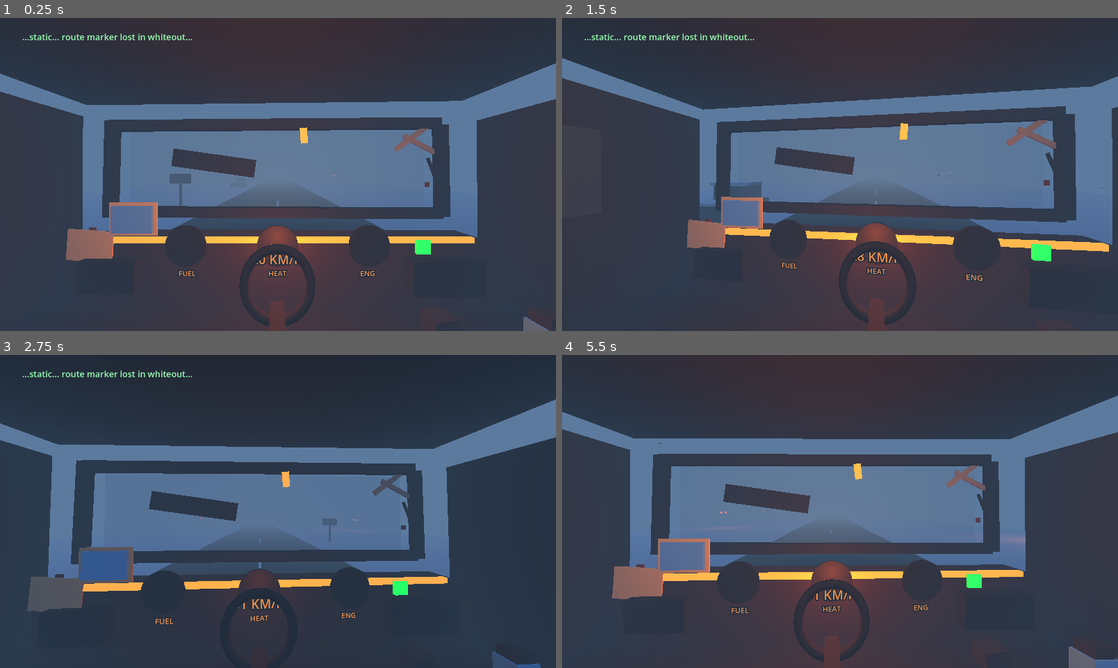
Above: before the commit, frames 1-4 (two rows, left to right).
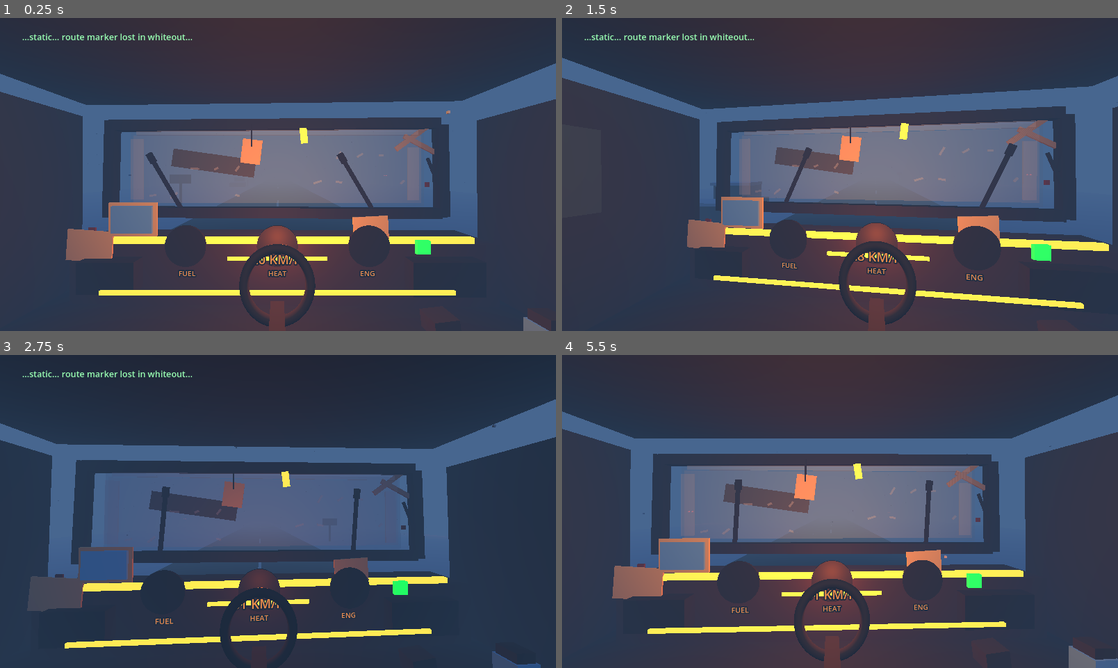
Above: after the commit, the same moments.

Repository: simonovic86/frozen-highway
Game: Godot game, scene res://scenes/Main.tscn
The game is run twice, just before and just after one commit, with the same random seed, the same clock (stepped at 60 frames per second) and the same inputs.
Inputs (mouse positions are in pixels of both pictures, inside the frame that each line leads up to):
- Up to frame 1 (0.25 s): no input
- Up to frame 2 (1.5 s): tap Enter at 0.5 s; move the mouse to (867, 174) at 0.52 s; hold H (heater_toggle) 0.53-1.28 s; hold W (throttle_up) from 0.53 s (still down); move the mouse to (812, 174) at 1.27 s; tap E (interact) at 1.35 s
- Up to frame 3 (2.75 s): keep holding W (throttle_up); move the mouse to (289, 505) at 2.02 s; hold L (lights_toggle) from 2.03 s (still down)
- Up to frame 4 (5.5 s): keep holding W (throttle_up); move the mouse to (834, 517) at 2.77 s; release L (lights_toggle) at 2.78 s; tap R (radio_toggle) at 2.85 s; move the mouse to (878, 514) at 3.52 s; hold H (heater_toggle) 3.53-4.28 s; move the mouse to (795, 508) at 4.27 s; tap E (interact) at 4.35 s; move the mouse to (845, 511) at 5.02 s; hold L (lights_toggle) from 5.03 s (still down)

The runs differ from the first frame. In frame 1, 5.7% of the frame differs, in the area x 0-100%, y 17-100%; in frame 2, 6.0%; in frame 3, 4.4%; in frame 4, 6.2%, in the area x 0-100%, y 12-100%.

Commit message:
Atmosphere pass 001

Diff:
--- a/scripts/AudioSystem.gd
+++ b/scripts/AudioSystem.gd
@@ -23,6 +23,7 @@
 var speed := 20.0
 var storm_intensity := 0.0
 var radio_on := true
+var radio_burst_timer := 0.0
 
 func setup(new_resource_state: Node, new_radio_system: Node, new_truck_controller: Node, event_manager: Node) -> void:
 	resource_state = new_resource_state
@@ -40,6 +41,8 @@
 		event_manager.event_started.connect(_on_event_started)
 
 func _process(_delta: float) -> void:
+	if radio_burst_timer > 0.0:
+		radio_burst_timer = maxf(0.0, radio_burst_timer - _delta)
 	if resource_state != null:
 		storm_intensity = resource_state.storm_intensity
 	_fill_engine()
@@ -99,6 +102,8 @@
 		return
 
 	var amplitude := 0.055 if radio_on else 0.0
+	if radio_burst_timer > 0.0:
+		amplitude = 0.18
 	for i in radio_playback.get_frames_available():
 		var sample := _next_noise() * amplitude
 		radio_playback.push_frame(Vector2(sample, sample))
@@ -114,6 +119,8 @@
 	radio_on = is_on
 
 func _on_event_started(kind: String) -> void:
+	if kind == "opening_radio_crackle":
+		radio_burst_timer = 1.2
 	if kind == "snowstorm" and wind_player != null:
 		wind_player.volume_db = -18.0
 	elif wind_player != null:
--- a/scripts/Cabin.gd
+++ b/scripts/Cabin.gd
@@ -17,9 +17,9 @@
 var mouse_sensitivity := 0.0024
 var current_speed := 20.0
 var motion_time := 0.0
-var storm_visual_intensity := 0.0
+var storm_visual_intensity := 0.28
 var cabin_lights_enabled := true
-var next_light_flicker_time := 3.2
+var next_light_flicker_time := 72.0
 var light_flicker_time := 0.0
 
 var hint_label: Label
@@ -50,6 +50,8 @@
 var mat_blue: StandardMaterial3D
 var mat_black: StandardMaterial3D
 var mat_snow: StandardMaterial3D
+var mat_frost: StandardMaterial3D
+var mat_windshield_snow: StandardMaterial3D
 var mat_wiper: StandardMaterial3D
 var mat_grime: StandardMaterial3D
 var mat_rust: StandardMaterial3D
@@ -98,9 +100,14 @@
 		camera_pivot.rotation = Vector3(pitch, yaw, 0.0)
 
 func set_windshield_snow(enabled: bool) -> void:
-	storm_visual_intensity = 1.0 if enabled else 0.0
+	storm_visual_intensity = 1.0 if enabled else 0.28
 	if windshield_snow != null:
-		windshield_snow.visible = enabled
+		windshield_snow.visible = true
+		_apply_windshield_snow_alpha()
+
+func force_light_flicker(duration: float = 0.36) -> void:
+	light_flicker_time = duration
+	next_light_flicker_time = 56.0
 
 func _on_interactable(action_id: String) -> void:
 	match action_id:
@@ -187,12 +194,20 @@
 	_apply_light_levels(flicker)
 
 func _apply_light_levels(flicker: float) -> void:
-	var cabin_base := 4.4 if cabin_lights_enabled else 0.35
-	var dash_base := 2.8 if cabin_lights_enabled else 0.75
+	var cabin_base := 5.4 if cabin_lights_enabled else 0.45
+	var dash_base := 3.65 if cabin_lights_enabled else 1.0
 	if cabin_light != null:
 		cabin_light.light_energy = cabin_base * flicker
 	if dash_light != null:
 		dash_light.light_energy = dash_base * lerpf(0.82, 1.0, flicker)
+
+func _apply_windshield_snow_alpha() -> void:
+	if mat_windshield_snow == null:
+		return
+	var snow_color := mat_windshield_snow.albedo_color
+	snow_color.a = lerpf(0.16, 0.34, storm_visual_intensity)
+	mat_windshield_snow.albedo_color = snow_color
+	mat_windshield_snow.emission_energy_multiplier = lerpf(0.08, 0.22, storm_visual_intensity)
 
 func _set_gauge(needle: Node3D, normalized_value: float) -> void:
 	if needle == null:
@@ -203,7 +218,7 @@
 func _create_materials() -> void:
 	mat_warm = _mat(Color(0.5, 0.27, 0.13), Color(0.45, 0.18, 0.04), 0.04)
 	mat_warm_dark = _mat(Color(0.15, 0.095, 0.065), Color(0.36, 0.12, 0.03), 0.08)
-	mat_warm_emissive = _mat(Color(1.0, 0.58, 0.18), Color(1.0, 0.38, 0.08), 1.8)
+	mat_warm_emissive = _mat(Color(1.0, 0.58, 0.18), Color(1.0, 0.38, 0.08), 2.6)
 	mat_dark = _mat(Color(0.048, 0.042, 0.036), Color(0.08, 0.025, 0.01), 0.025)
 	mat_metal = _mat(Color(0.12, 0.115, 0.105), Color.BLACK, 0.0)
 	mat_red = _mat(Color(1.0, 0.12, 0.05), Color(1.0, 0.05, 0.0), 1.7)
@@ -211,6 +226,8 @@
 	mat_blue = _mat(Color(0.32, 0.56, 0.8), Color(0.1, 0.32, 0.55), 0.65)
 	mat_black = _mat(Color(0.015, 0.014, 0.013), Color.BLACK, 0.0)
 	mat_snow = _mat(Color(0.78, 0.86, 0.94), Color(0.18, 0.26, 0.34), 0.15)
+	mat_frost = _transparent_mat(Color(0.78, 0.9, 1.0, 0.32), Color(0.12, 0.22, 0.32), 0.12)
+	mat_windshield_snow = _transparent_mat(Color(0.7, 0.82, 0.94, 0.2), Color(0.12, 0.2, 0.28), 0.12)
 	mat_wiper = _mat(Color(0.02, 0.018, 0.016), Color.BLACK, 0.0)
 	mat_grime = _mat(Color(0.035, 0.03, 0.024), Color.BLACK, 0.0)
 	mat_rust = _mat(Color(0.36, 0.12, 0.045), Color.BLACK, 0.0)
@@ -252,12 +269,15 @@
 	_add_box(self, "LeftSideWindow", Vector3(0.04, 1.0, 1.4), Vector3(-3.34, 1.15, 0.7), mat_glass)
 	_add_box(self, "RightSideWindow", Vector3(0.04, 1.0, 1.4), Vector3(3.34, 1.15, 0.7), mat_glass)
 
-	windshield_snow = _add_box(self, "WindshieldSnow", Vector3(5.15, 1.2, 0.035), Vector3(0.0, 1.25, -1.82), mat_snow)
-	windshield_snow.visible = false
+	windshield_snow = _add_box(self, "WindshieldSnow", Vector3(5.15, 1.2, 0.035), Vector3(0.0, 1.25, -1.82), mat_windshield_snow)
+	windshield_snow.visible = true
+	_apply_windshield_snow_alpha()
 	_build_wear_marks()
+	_build_windshield_frost()
 	_build_wipers()
 
 func _build_dashboard() -> void:
+	_add_box(self, "DashUnderGlow", Vector3(4.6, 0.05, 0.04), Vector3(0.0, -0.37, -0.65), mat_warm_emissive)
 	_add_box(self, "AmberDashStrip", Vector3(5.4, 0.08, 0.08), Vector3(0.0, 0.25, -0.86), mat_warm_emissive)
 	_build_steering_wheel()
 
@@ -265,6 +285,7 @@
 	heat_needle = _build_gauge("HeatGauge", "HEAT", Vector3(0.0, 0.18, -0.82))
 	engine_needle = _build_gauge("EngineGauge", "ENG", Vector3(1.25, 0.18, -0.82))
 	speed_label = _add_label3d(self, "SpeedLabel", "20 KM/H", Vector3(0.0, 0.02, -0.76), 34, Color(1.0, 0.58, 0.18))
+	_add_box(self, "SpeedGlowBacking", Vector3(1.35, 0.05, 0.03), Vector3(0.0, 0.02, -0.785), mat_warm_emissive)
 
 	var radio := _add_interactable("Radio", "radio", "Toggle radio", Vector3(2.25, -0.22, -0.78), Vector3(0.95, 0.46, 0.22), mat_black)
 	radio_glow = _add_box(radio, "RadioGlow", Vector3(0.7, 0.08, 0.025), Vector3(0.0, 0.12, -0.13), mat_green)
@@ -273,6 +294,7 @@
 	var heater := _add_interactable("Heater", "heater", "Toggle heater", Vector3(-2.25, -0.2, -0.78), Vector3(0.75, 0.42, 0.22), mat_black)
 	heater_glow = _add_box(heater, "HeaterGlow", Vector3(0.38, 0.1, 0.025), Vector3(0.0, 0.08, -0.13), mat_dark)
 	_add_label3d(heater, "HeaterText", "HEAT", Vector3(0.0, -0.04, -0.145), 24, Color(1.0, 0.55, 0.2))
+	_add_box(self, "FootwellHeaterBleed", Vector3(1.25, 0.05, 0.5), Vector3(-2.18, -0.83, -0.05), mat_warm_emissive)
 
 	_add_interactable("LightSwitch", "lights", "Toggle cabin lights", Vector3(2.72, 1.95, 0.75), Vector3(0.28, 0.34, 0.18), mat_warm)
 	warning_light = _add_box(self, "WarningLight", Vector3(0.18, 0.18, 0.06), Vector3(1.95, 0.18, -0.76), mat_green)
@@ -335,11 +357,13 @@
 	_add_box(self, "MapCrease", Vector3(0.035, 0.025, 0.6), Vector3(0.92, -0.7, 0.9), mat_grime)
 	_add_box(self, "FoodCanA", Vector3(0.22, 0.24, 0.22), Vector3(2.85, -0.76, 1.15), mat_metal)
 	_add_box(self, "FoodCanB", Vector3(0.2, 0.2, 0.2), Vector3(2.55, -0.78, 1.32), mat_rust)
+	_add_box(self, "CoffeeRing", Vector3(0.34, 0.025, 0.34), Vector3(1.82, -0.815, -0.62), mat_grime)
 	_add_box(self, "GloveLeft", Vector3(0.52, 0.12, 0.26), Vector3(-0.72, -0.84, 2.86), mat_warm_dark)
 	var glove_right := _add_box(self, "GloveRight", Vector3(0.5, 0.12, 0.26), Vector3(-0.2, -0.84, 2.98), mat_warm_dark)
 	glove_right.rotation_degrees.y = 16.0
 	_build_story_note()
 	_build_improvised_fix()
+	_build_cab_paperwork()
 	hanging_charm = _add_box(self, "HangingCharm", Vector3(0.12, 0.26, 0.04), Vector3(0.45, 1.82, -1.62), mat_warm_emissive)
 
 func _build_story_note() -> void:
@@ -359,6 +383,30 @@
 	var wire_b := _add_box(self, "ExposedWireB", Vector3(0.04, 0.5, 0.04), Vector3(2.72, 1.21, -1.71), mat_wire)
 	wire_b.rotation_degrees.z = 22.0
 	_add_box(self, "WireCopperEnd", Vector3(0.06, 0.08, 0.045), Vector3(2.62, 0.98, -1.71), mat_rust)
+
+func _build_cab_paperwork() -> void:
+	var route_stub := _add_box(self, "RouteStub", Vector3(0.48, 0.32, 0.022), Vector3(1.28, 0.42, -0.83), mat_paper)
+	route_stub.rotation_degrees.z = 3.0
+	var route_text := _add_label3d(self, "RouteStubText", "MILE 12\nNO STOP", Vector3(1.28, 0.42, -0.856), 16, Color(0.08, 0.065, 0.05))
+	route_text.rotation_degrees.z = 3.0
+	var hanging_tag := _add_box(self, "HangingDispatchTag", Vector3(0.34, 0.42, 0.022), Vector3(-0.45, 1.55, -1.66), mat_paper)
+	hanging_tag.rotation_degrees.z = -7.0
+	_add_box(self, "DispatchTagString", Vector3(0.025, 0.38, 0.025), Vector3(-0.45, 1.83, -1.66), mat_wire)
+
+func _build_windshield_frost() -> void:
+	_add_box(self, "FrostTopEdge", Vector3(5.05, 0.16, 0.028), Vector3(0.0, 1.94, -1.815), mat_frost)
+	_add_box(self, "FrostLeftEdge", Vector3(0.22, 1.08, 0.028), Vector3(-2.52, 1.25, -1.814), mat_frost)
+	_add_box(self, "FrostRightEdge", Vector3(0.2, 0.95, 0.028), Vector3(2.44, 1.17, -1.814), mat_frost)
+	for i in 12:
+		var side := -1.0 if i % 2 == 0 else 1.0
+		var fleck := _add_box(
+			self,
+			"IceFleck%02d" % i,
+			Vector3(0.08 + float(i % 3) * 0.035, 0.035, 0.026),
+			Vector3(side * (0.72 + float(i % 5) * 0.38), 0.78 + float(i % 4) * 0.24, -1.812),
+			mat_frost
+		)
+		fleck.rotation_degrees.z = -18.0 + float(i) * 7.0
 
 func _build_wear_marks() -> void:
 	var dash_stain := _add_box(self, "DashCoffeeStain", Vector3(0.62, 0.035, 0.34), Vector3(1.72, -0.78, -0.88), mat_grime)
@@ -394,8 +442,8 @@
 func _build_lights() -> void:
 	cabin_light = OmniLight3D.new()
 	cabin_light.name = "CabinWarmLight"
-	cabin_light.light_color = Color(1.0, 0.58, 0.24)
-	cabin_light.light_energy = 4.4
+	cabin_light.light_color = Color(1.0, 0.64, 0.32)
+	cabin_light.light_energy = 5.4
 	cabin_light.omni_range = 6.0
 	cabin_light.position = Vector3(0.0, 2.12, 1.7)
 	add_child(cabin_light)
@@ -403,7 +451,7 @@
 	dash_light = OmniLight3D.new()
 	dash_light.name = "DashAmberLight"
 	dash_light.light_color = Color(1.0, 0.42, 0.1)
-	dash_light.light_energy = 2.8
+	dash_light.light_energy = 3.65
 	dash_light.omni_range = 4.0
 	dash_light.position = Vector3(0.0, 0.3, -0.62)
 	add_child(dash_light)
@@ -481,3 +529,9 @@
 		material.emission = emission
 		material.emission_energy_multiplier = emission_energy
 	return material
+
+func _transparent_mat(color: Color, emission: Color, emission_energy: float) -> StandardMaterial3D:
+	var material := _mat(color, emission, emission_energy)
+	material.transparency = BaseMaterial3D.TRANSPARENCY_ALPHA
+	material.blend_mode = BaseMaterial3D.BLEND_MODE_MIX
+	return material
--- a/scripts/EventManager.gd
+++ b/scripts/EventManager.gd
@@ -8,7 +8,11 @@
 var road_generator: Node
 var cabin: Node
 
-var event_timer := 7.0
+var opening_elapsed := 0.0
+var opening_radio_sent := false
+var opening_lights_sent := false
+var opening_flicker_sent := false
+var event_timer := 34.0
 var storm_timer := 0.0
 var event_order := ["radio_distress", "snowstorm", "headlights", "abandoned_vehicle"]
 var event_index := 0
@@ -20,6 +24,8 @@
 	cabin = new_cabin
 
 func _process(delta: float) -> void:
+	_update_opening_sequence(delta)
+
 	if storm_timer > 0.0:
 		storm_timer -= delta
 		if storm_timer <= 0.0:
@@ -34,6 +40,27 @@
 	if event_timer <= 0.0:
 		_trigger_next_event()
 		event_timer = 17.0
+
+func _update_opening_sequence(delta: float) -> void:
+	opening_elapsed += delta
+
+	if not opening_radio_sent and opening_elapsed >= 10.0:
+		opening_radio_sent = true
+		event_started.emit("opening_radio_crackle")
+		if radio_system != null:
+			radio_system.broadcast_event_message("KRRRCH...\n...Route 9 cabin, keep warm.\nThey count lights before they count bodies.", 12.0)
+
+	if not opening_lights_sent and opening_elapsed >= 14.5:
+		opening_lights_sent = true
+		event_started.emit("opening_distant_lights")
+		if road_generator != null and road_generator.has_method("spawn_opening_distant_lights"):
+			road_generator.spawn_opening_distant_lights()
+
+	if not opening_flicker_sent and opening_elapsed >= 17.0:
+		opening_flicker_sent = true
+		event_started.emit("opening_light_flicker")
+		if cabin != null and cabin.has_method("force_light_flicker"):
+			cabin.force_light_flicker(0.42)
 
 func _trigger_next_event() -> void:
 	var kind: String = event_order[event_index]
--- a/scripts/Main.gd
+++ b/scripts/Main.gd
@@ -70,17 +70,17 @@
 	environment.background_mode = Environment.BG_COLOR
 	environment.background_color = Color(0.012, 0.022, 0.038)
 	environment.ambient_light_source = Environment.AMBIENT_SOURCE_COLOR
-	environment.ambient_light_color = Color(0.08, 0.13, 0.18)
-	environment.ambient_light_energy = 0.35
+	environment.ambient_light_color = Color(0.055, 0.105, 0.16)
+	environment.ambient_light_energy = 0.28
 	environment.fog_enabled = true
-	environment.fog_light_color = Color(0.36, 0.48, 0.62)
-	environment.fog_density = 0.045
+	environment.fog_light_color = Color(0.28, 0.4, 0.56)
+	environment.fog_density = 0.062
 	world_environment.environment = environment
 
 	var cold_moon := DirectionalLight3D.new()
 	cold_moon.name = "ColdMoonLight"
-	cold_moon.light_color = Color(0.55, 0.68, 0.9)
-	cold_moon.light_energy = 0.45
+	cold_moon.light_color = Color(0.45, 0.62, 0.88)
+	cold_moon.light_energy = 0.32
 	cold_moon.rotation_degrees = Vector3(-45.0, 20.0, 0.0)
 	add_child(cold_moon)
 
--- a/scripts/RoadGenerator.gd
+++ b/scripts/RoadGenerator.gd
@@ -4,7 +4,7 @@
 var drive_speed := 20.0
 var segment_length := 36.0
 var segment_count := 8
-var storm_intensity := 0.0
+var storm_intensity := 0.24
 var rng := RandomNumberGenerator.new()
 
 var segments: Array[Node3D] = []
@@ -64,6 +64,32 @@
 
 	event_objects.append(rig)
 
+func spawn_opening_distant_lights() -> void:
+	var rig := Node3D.new()
+	rig.name = "OpeningDistantLights"
+	rig.position = Vector3(-0.6, 1.1, -128.0)
+	rig.set_meta("drift", 0.08)
+	rig.set_meta("phase", rng.randf_range(0.0, TAU))
+	add_child(rig)
+	distant_light_rigs.append(rig)
+
+	for x in [-0.42, 0.42]:
+		var bulb := MeshInstance3D.new()
+		var mesh := SphereMesh.new()
+		mesh.radius = 0.18
+		mesh.height = 0.36
+		bulb.mesh = mesh
+		bulb.material_override = mat_light
+		bulb.position = Vector3(x, 0.0, 0.0)
+		rig.add_child(bulb)
+
+		var lamp := OmniLight3D.new()
+		lamp.light_color = Color(0.72, 0.9, 1.0)
+		lamp.light_energy = 1.8
+		lamp.omni_range = 16.0
+		lamp.position = Vector3(x, 0.0, 0.0)
+		rig.add_child(lamp)
+
 func spawn_abandoned_vehicle() -> void:
 	var wreck := Node3D.new()
 	wreck.name = "AbandonedVehicle"
@@ -118,7 +144,7 @@
 func _build_snow() -> void:
 	snow_mesh = BoxMesh.new()
 	snow_mesh.size = Vector3(0.035, 0.035, 0.035)
-	for i in 160:
+	for i in 240:
 		var flake := MeshInstance3D.new()
 		flake.name = "Snowflake%03d" % i
 		flake.mesh = snow_mesh
Not shown, added: ATMOSPHERE_PASS_001.md
Not shown, changed: DESIGN.md
Not shown, changed: TASKS.md
